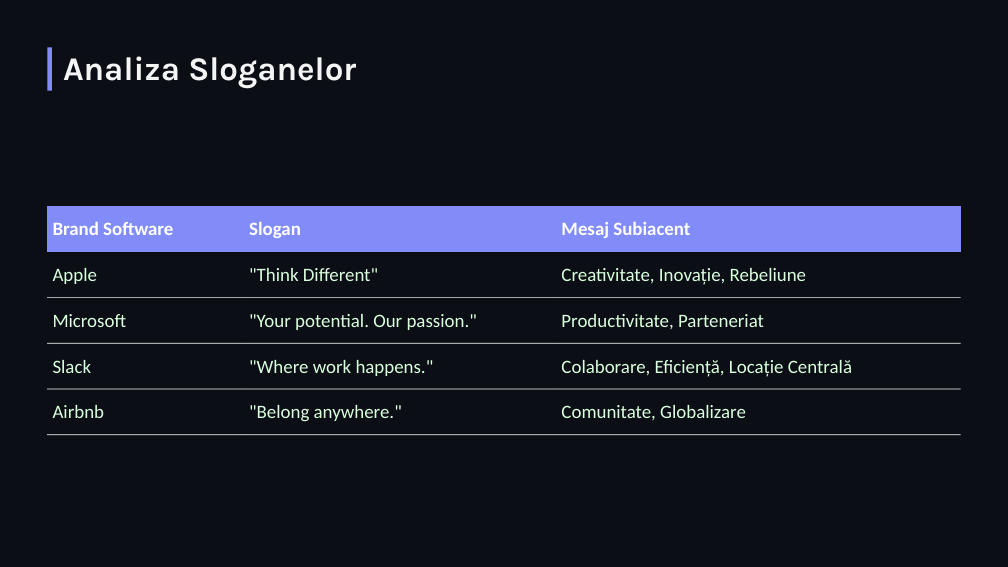
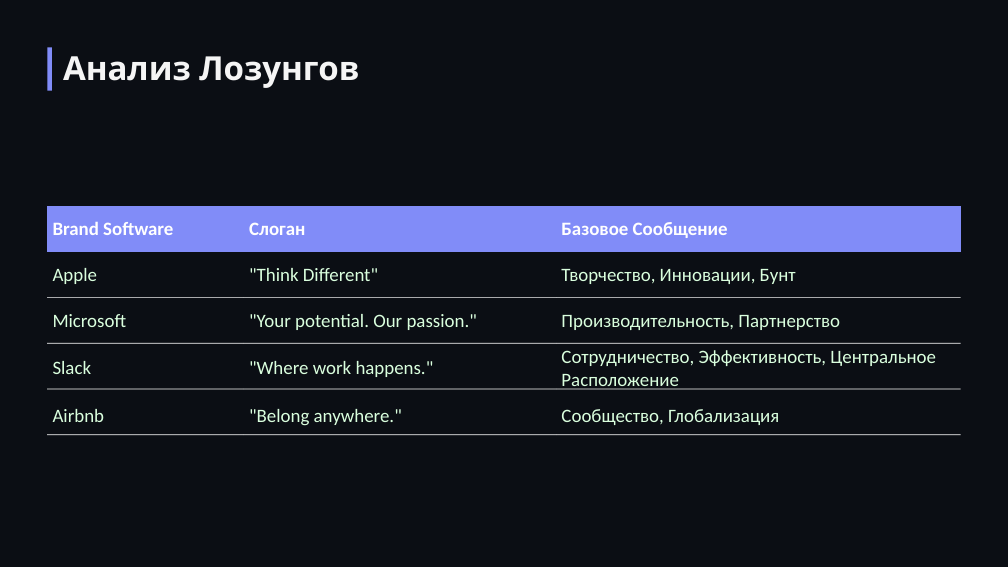
Before and after one commit to Cazacu-Condrat-Dumitru/LucruBackup1, a slide deck: slide 19 of PromovareSoftwareLesson4.pptx. Drawn at 1008x567 pixels with LibreOffice and Linux fonts; fonts in the diff are those of the drawing; background and template pictures are left out. Boxes give left, top, right and bottom in pixels: in the first picture for what was removed or moved away, otherwise in the second. Text is boxed around its words. In the diff, an @@ line names an element or a change of style, - is before the commit and + after.

```diff
--- a/PromovareSoftwareLesson4.pptx
+++ b/PromovareSoftwareLesson4.pptx
@@ text at <box>63,56,360,88</box>: text changed @@
-Analiza Sloganelor
+Анализ Лозунгов
@@ table at <box>47,206,960,439</box> @@
-row 1, column 2: Slogan
+row 1, column 2: Слоган
-row 1, column 3: Mesaj Subiacent
+row 1, column 3: Базовое Сообщение
-row 2, column 3: Creativitate, Inovație, Rebeliune
+row 2, column 3: Творчество, Инновации, Бунт
-row 3, column 3: Productivitate, Parteneriat
+row 3, column 3: Производительность, Партнерство
-row 4, column 3: Colaborare, Eficiență, Locație Centrală
+row 4, column 3: Сотрудничество, Эффективность, Центральное Расположение
-row 5, column 3: Comunitate, Globalizare
+row 5, column 3: Сообщество, Глобализация
```
Also in this commit, not shown: 14 other slides changed, 13 slides added, 13 slides removed.
